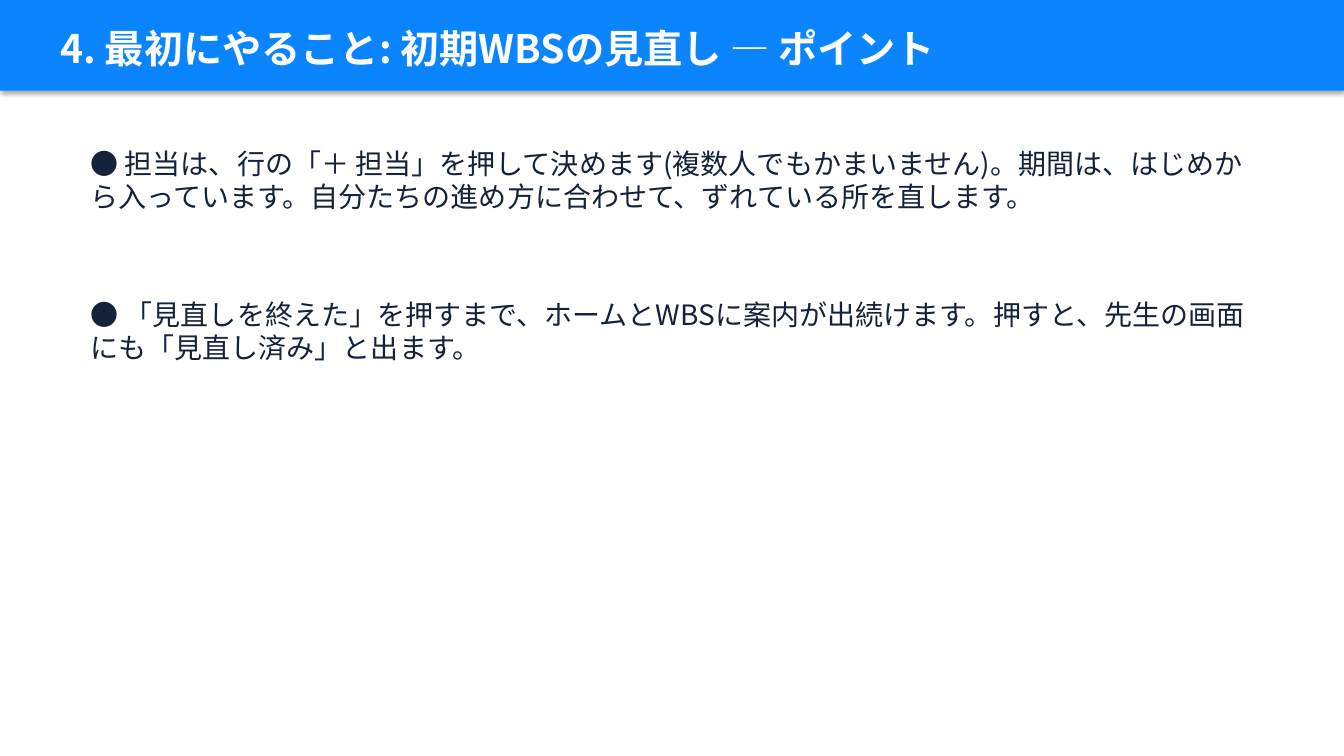
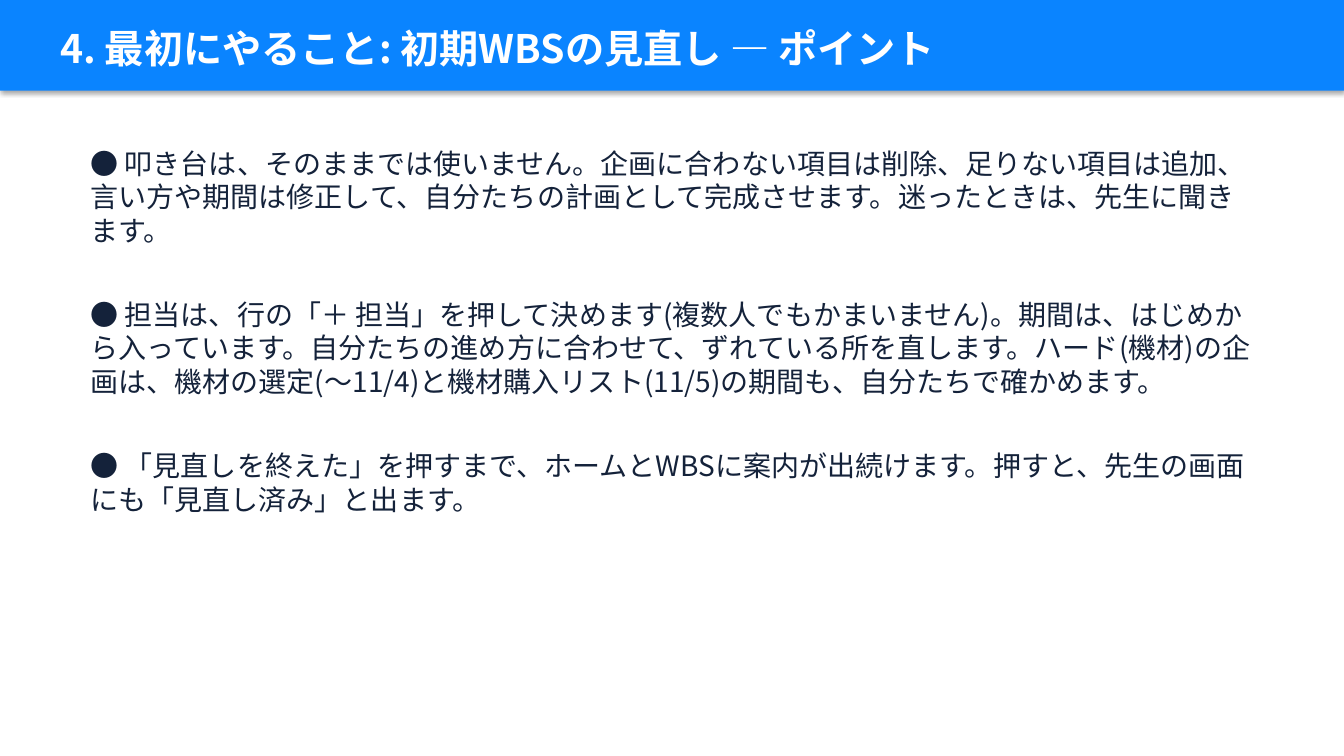
Before and after one commit to takky416-byte/sotsuken_pj_management, a slide deck: slide 13 of docs/manual/卒研PJ管理_説明資料_学生編.pptx. Drawn at 1344x756 pixels with LibreOffice and Linux fonts; fonts in the diff are those of the drawing. Boxes give left, top, right and bottom in pixels: in the first picture for what was removed or moved away, otherwise in the second. Text is boxed around its words. In the diff, an @@ line names an element or a change of style, - is before the commit and + after.

```diff
--- a/docs/manual/卒研PJ管理_説明資料_学生編.pptx
+++ b/docs/manual/卒研PJ管理_説明資料_学生編.pptx
@@ text at bbox=[91, 150, 1246, 243]: text changed @@
-● 担当は、行の「＋ 担当」を押して決めます(複数人でもかまいません)。期間は、はじめから入っています。自分たちの進め方に合わせて、ずれている所を直します。
+● 叩き台は、そのままでは使いません。企画に合わない項目は削除、足りない項目は追加、言い方や期間は修正して、自分たちの計画として完成させます。迷ったときは、先生に聞きます。
@@ text at bbox=[91, 301, 1251, 398]: text changed @@
-● 「見直しを終えた」を押すまで、ホームとWBSに案内が出続けます。押すと、先生の画面にも「見直し済み」と出ます。
+● 担当は、行の「＋ 担当」を押して決めます(複数人でもかまいません)。期間は、はじめから入っています。自分たちの進め方に合わせて、ずれている所を直します。ハード(機材)の企画は、機材の選定(〜11/4)と機材購入リスト(11/5)の期間も、自分たちで確かめます。
@@ text added at bbox=[91, 452, 1244, 513], 20 pt, text #14223A @@
+● 「見直しを終えた」を押すまで、ホームとWBSに案内が出続けます。押すと、先生の画面にも「見直し済み」と出ます。
```
Also in this commit, not shown: 6 other slides changed, 7 other files.
